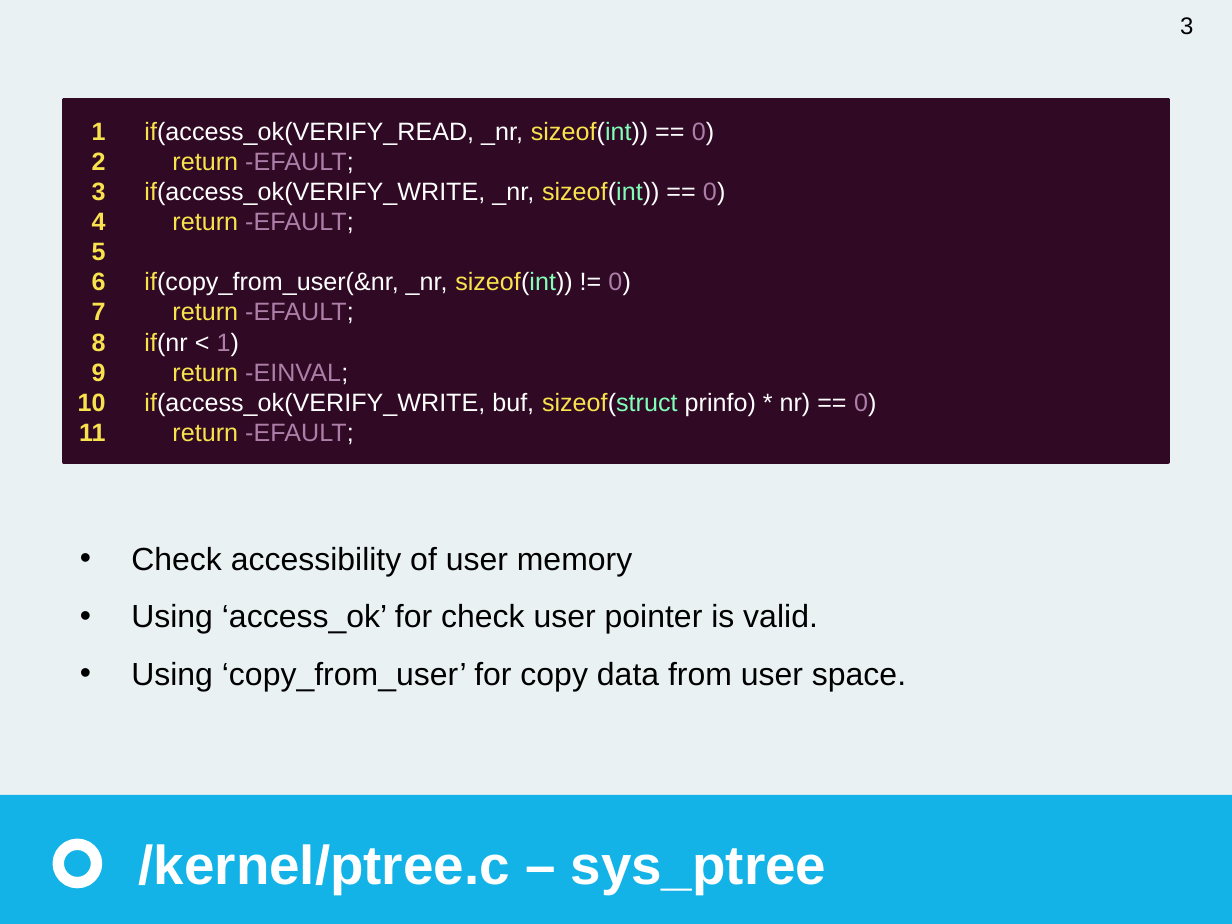
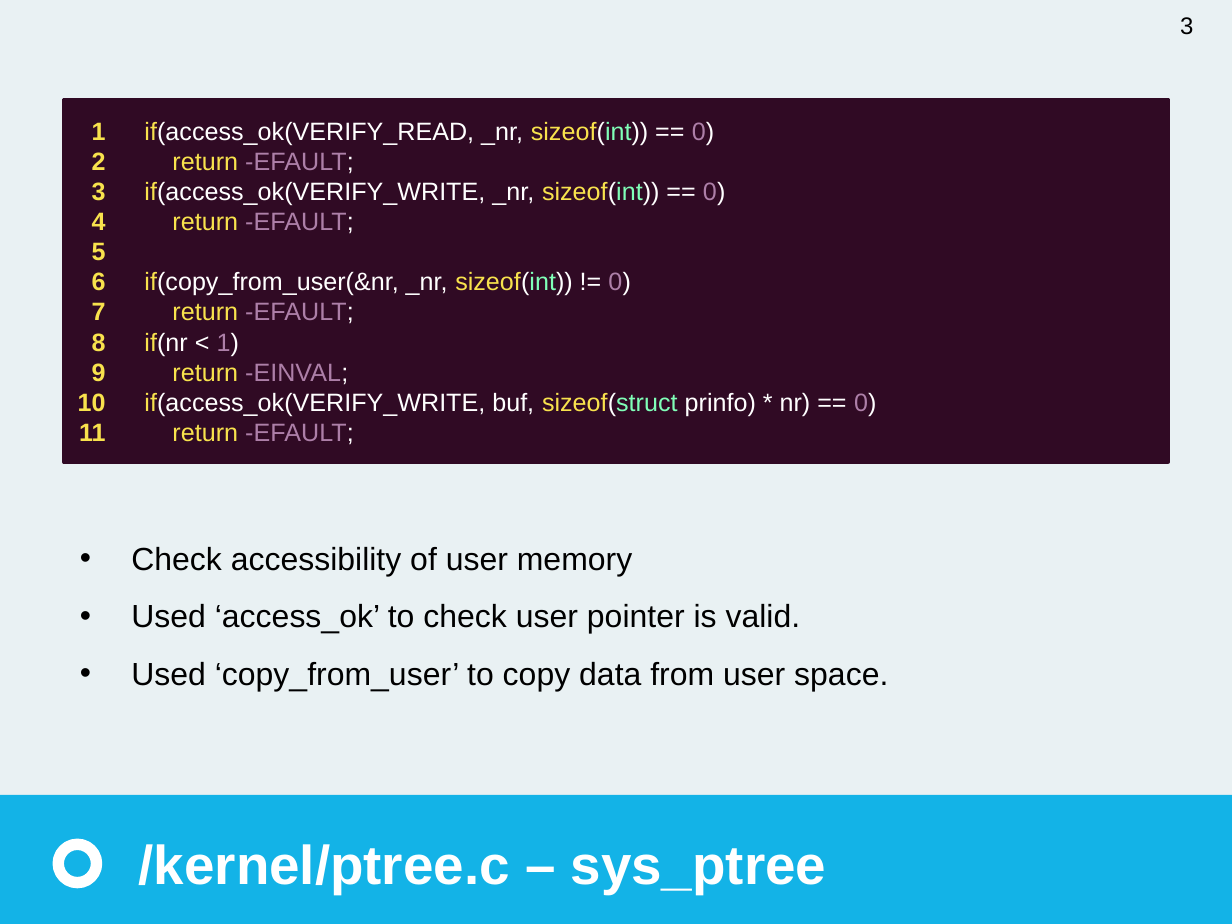
Before and after one commit to pps789/operating-system-2018, a slide deck: slide 3 of OS_proj1.pptx. Drawn at 1232x924 pixels with LibreOffice and Linux fonts; fonts in the diff are those of the drawing. Boxes give left, top, right and bottom in pixels: in the first picture for what was removed or moved away, otherwise in the second. Text is boxed around its words. In the diff, an @@ line names an element or a change of style, - is before the commit and + after.

```diff
--- a/OS_proj1.pptx
+++ b/OS_proj1.pptx
@@ text at <box>131,604,888,691</box>: text changed @@
-• Using ‘access_ok’ for check user pointer is valid.
-• Using ‘copy_from_user’ for copy data from user space.
+• Used ‘access_ok’ to check user pointer is valid.
+• Used ‘copy_from_user’ to copy data from user space.
```
Also in this commit, not shown: 6 other slides changed.
